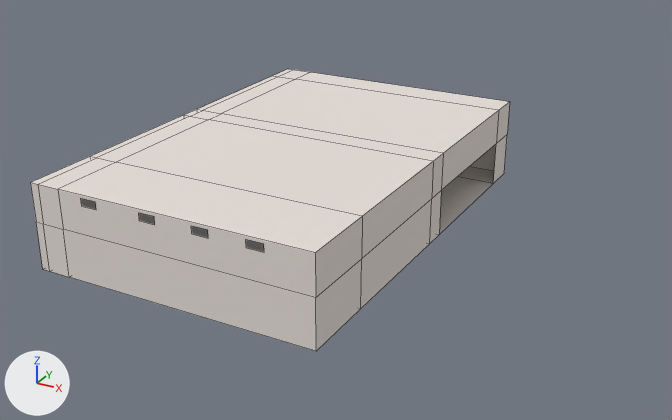
The Blender file Models/Rooms/rooms.blend as it was, and as the next commit left it.
The view is the same before and after, from a 50 mm camera at (26.5, -43.7, 23.4) aimed at (3.1, -1.2, 2.1). The axes (+X, +Y, +Z) are drawn at lower left. The lights are the same throughout. Mesh edges are drawn as thin lines.

Script lines for the objects in view, before the commit:
```python
me_cube_001 = bpy.data.meshes.new('Cube.001')
me_cube_001.from_pydata(...)  # 64 vertices, 61 faces; spans x -16.7..16.8, y -16.8..16.7, z -2.5..2.5
me_cube_001.materials.append(mat_mat_room_garage)  # white #e7dfd9
ob_garage_room = bpy.data.objects.new('Garage_Room', me_cube_001)
ob_garage_room.location = (-0.02, 0.03, 3.1)
ob_garage_room.scale = (0.5, 0.75, 1.0)
```
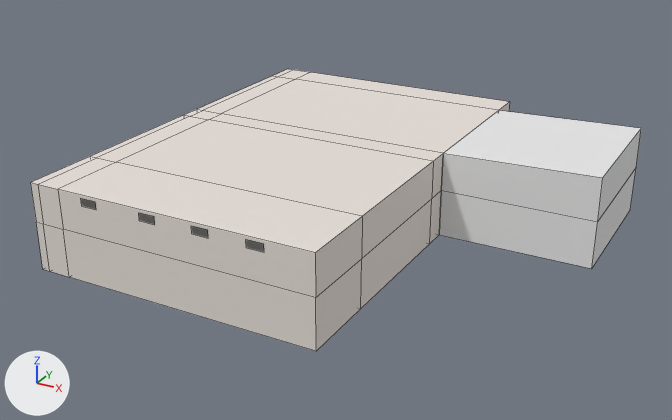
Where the change shows, as pixel boxes (x1, y1, x2, y2) in the pictures (672 x 420 px):
'Garage_Room.002', added
    after: (439, 110, 641, 269)

Edits to the bpy script that builds the scene:
```text
Add mat_material:
    mat_material = diffuse_material('Material')
    mat_material.base_color = (0.8, 0.8, 0.8)  # white #e7e7e7
Add me_cube_002:
    me_cube_002.from_pydata([(16.8, 13.9, -2.5), (16.8, 2.0, -2.5), (34.3, 13.9, -2.5), (34.3, 2.0, -2.5), (16.8, 2.0, 0.3), (34.3, 2.0, 0.3), (16.8, 13.9, 0.3), (34.3, 13.9, 0.3), (34.3, 13.9, 0.3), (34.3, 2.0, 0.3), (16.8, 2.0, 2.5), (34.3, 2.0, 2.7), (34.3, 13.9, 2.7), (16.8, 13.9, 2.5)], [], [(0, 1, 3, 2), (3, 5, 4, 1), (0, 2, 7, 6), (2, 3, 9, 8), (10, 13, 12, 11), (6, 7, 12, 13), (7, 5, 11, 12), (5, 11, 10, 4)])
    me_cube_002.materials.append(mat_material)  # its picture is missing
Add ob_garage_room_002:
    ob_garage_room_002 = bpy.data.objects.new('Garage_Room.002', me_cube_002)
    ob_garage_room_002.location = (-0.02, 0.03, 3.1)
    ob_garage_room_002.scale = (0.5, 0.75, 1.0)
```
